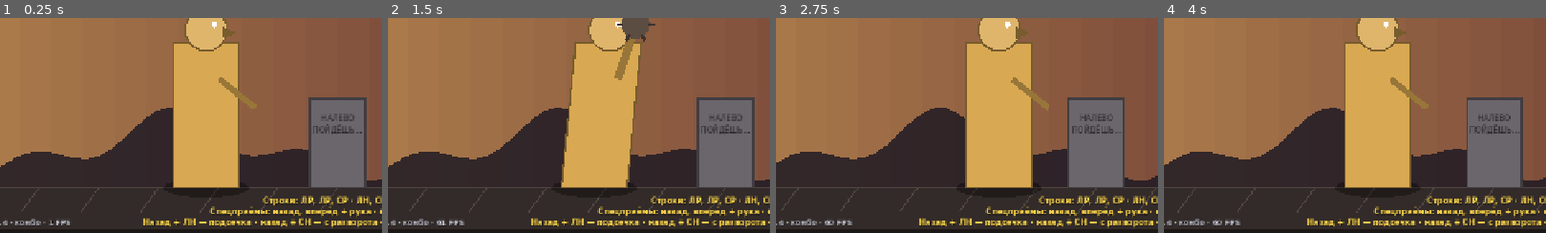
Above: before the commit, frames 1-4 (left to right).
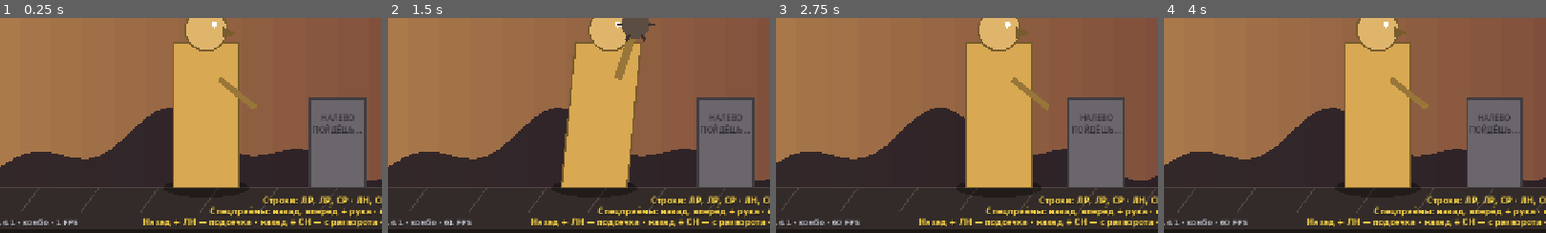
Above: after the commit, the same moments.

Repository: wrcabeludo-rgb/games
Game: Godot game, scene res://scenes/main.tscn
The game is run twice, just before and just after one commit, with the same random seed, the same clock (stepped at 60 frames per second) and the same inputs.
Inputs:
- Up to frame 1 (0.25 s): no input
- Up to frame 2 (1.5 s): tap Enter at 0.5 s; hold D 0.53-1.28 s; tap U at 0.6 s; hold S from 1.28 s (still down); tap I at 1.35 s
- Up to frame 3 (2.75 s): release S at 2.03 s; hold D from 2.03 s (still down); tap J at 2.1 s
- Up to frame 4 (4 s): release D at 2.78 s; hold W 2.78-3.53 s; tap K at 2.85 s; hold A from 3.53 s (still down); tap L at 3.6 s
The pictures show only the part of the screen within x 6-56%, y 47-97%; the shares and areas given below are measured in that part.

The runs differ from the first frame. In frame 1, 0.3% of the frame differs, in the area x 2-21%, y 93-97%; in frame 2, 0.4%, in the area x 2-22%, y 93-97%; in frame 3, 0.4%; in frame 4, 0.4%.

Commit message:
Битва легенд 2.4.1: уведомление об отключении геймпада
Co-Authored-By: Claude Opus 5.5 <noreply@anthropic.com>
Claude-Session: https://claude.ai/code/session_01XXCj5USGvqBwGBQWYjNQyR

Diff:
--- a/bitva-legend/game/project.godot
+++ b/bitva-legend/game/project.godot
@@ -5,7 +5,7 @@
 [application]
 
 config/name="Битва легенд"
-config/version="2.4"
+config/version="2.4.1"
 config/description="комбо"
 run/main_scene="res://scenes/main.tscn"
 config/features=PackedStringArray("4.4", "GL Compatibility")
--- a/bitva-legend/game/scripts/core/input_reader.gd
+++ b/bitva-legend/game/scripts/core/input_reader.gd
@@ -41,6 +41,23 @@
 ## на случай, если Windows видит лишний «виртуальный» геймпад и настоящий оказался вторым.
 var single_player := false
 
+## Отключения геймпадов за сессию и последнее событие — чтобы было видно, если геймпад «отваливается».
+var pad_drops := 0
+var pad_notice := ""
+var pad_notice_ms := -100000
+
+
+func _init() -> void:
+	Input.joy_connection_changed.connect(_on_joy_changed)
+
+
+func _on_joy_changed(device: int, connected: bool) -> void:
+	if not connected:
+		pad_drops += 1
+	var name := Input.get_joy_name(device) if connected else "геймпад %d" % device
+	pad_notice = ("Подключён: %s" % name) if connected else ("ГЕЙМПАД ОТКЛЮЧИЛСЯ (%s) · отключений: %d" % [name, pad_drops])
+	pad_notice_ms = Time.get_ticks_msec()
+
 const STICK_DEADZONE := 0.5
 const TRIGGER_THRESHOLD := 0.5
 
@@ -69,6 +86,11 @@
 
 
 func device_label(player: int) -> String:
+	var drops := " · отключений геймпада: %d" % pad_drops if pad_drops > 0 and player == 0 else ""
+	return _device_label(player) + drops
+
+
+func _device_label(player: int) -> String:
 	var keys := "WASD" if player == 0 else "стрелки"
 	if single_player and player == 0:
 		var n := Input.get_connected_joypads().size()
--- a/bitva-legend/game/scripts/ui/hud.gd
+++ b/bitva-legend/game/scripts/ui/hud.gd
@@ -67,6 +67,7 @@
 	_draw_timer()
 	_draw_announcement()
 	_draw_footer()
+	_draw_pad_notice()
 
 
 # --- Полоски здоровья ----------------------------------------------------
@@ -180,6 +181,15 @@
 	return "УДАРОВ"
 
 
+## Геймпад отключился или подключился — крупная плашка на 4 секунды.
+func _draw_pad_notice() -> void:
+	if Time.get_ticks_msec() - _reader.pad_notice_ms > 4000:
+		return
+	var bad := _reader.pad_notice.begins_with("ГЕЙМПАД")
+	draw_rect(Rect2(size.x / 2.0 - 380, 250, 760, 44), Color(0.5, 0.05, 0.05, 0.85) if bad else COLOR_SHADE)
+	_text(Vector2(size.x / 2.0, 280), _reader.pad_notice, 20, COLOR_TEXT, false, true)
+
+
 func _draw_footer() -> void:
 	var version: String = ProjectSettings.get_setting("application/config/version")
 	var stage: String = ProjectSettings.get_setting("application/config/description")
